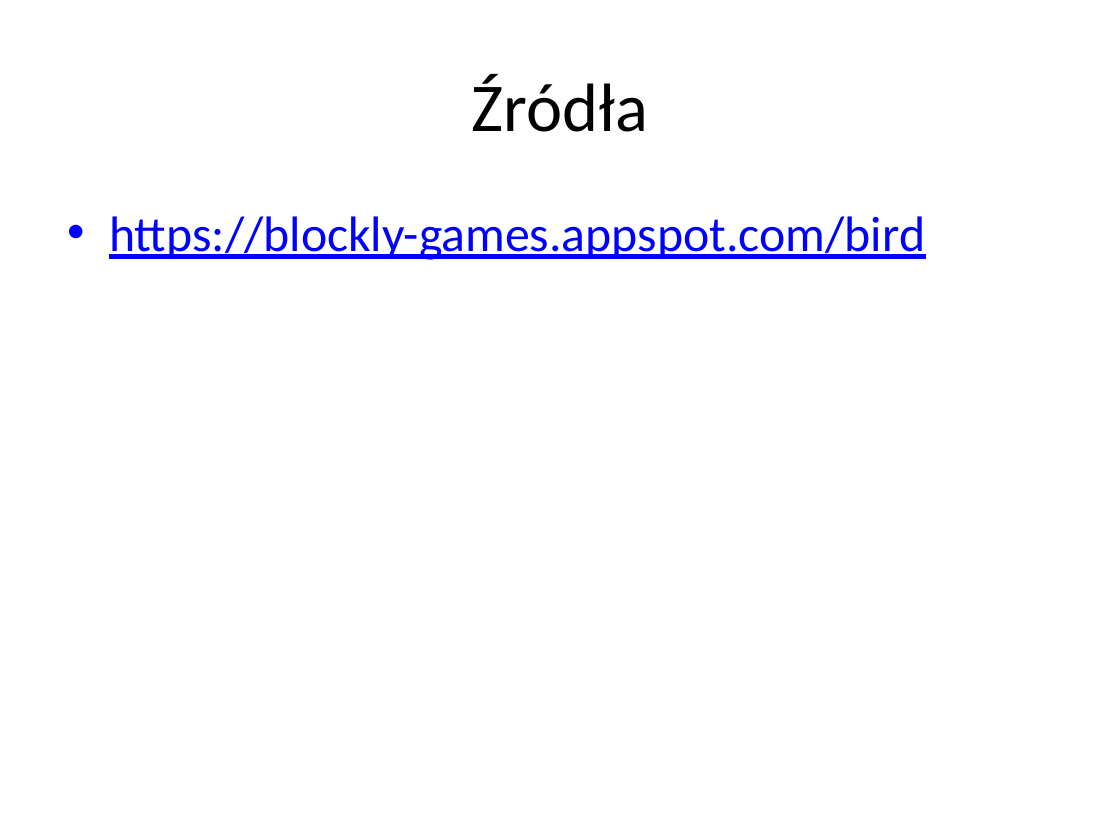
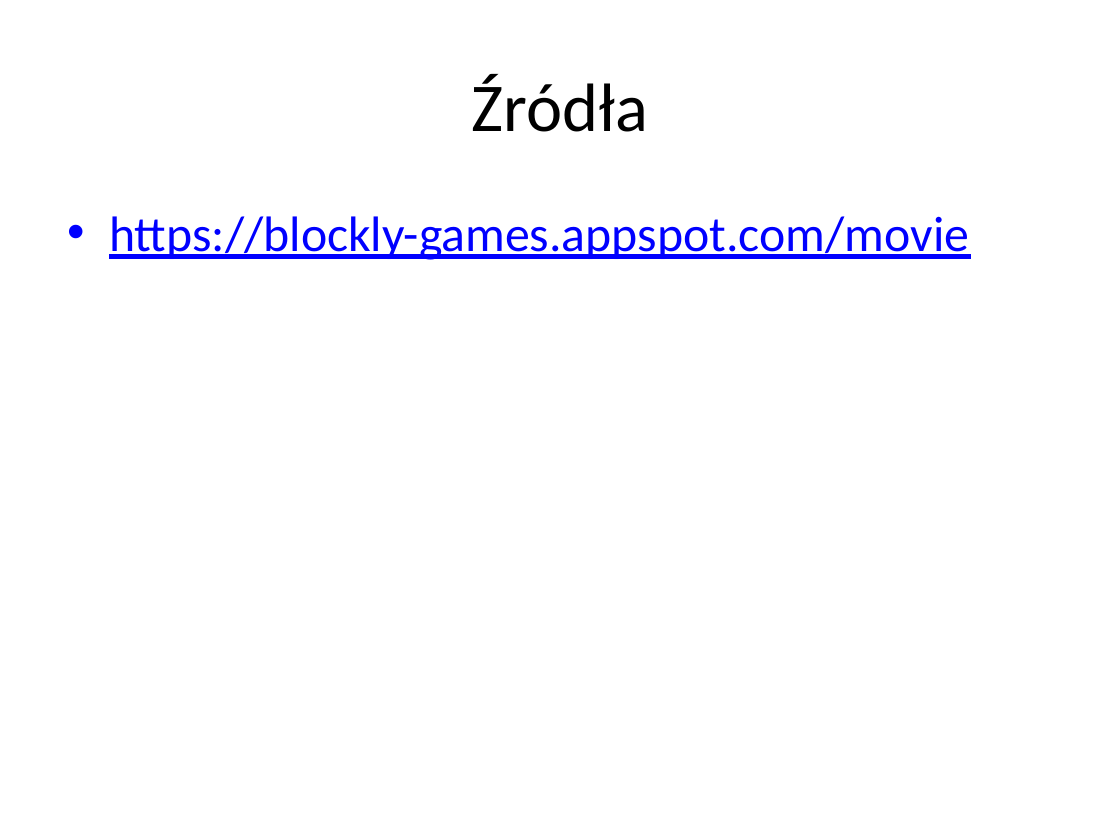
Before and after one commit to blackbat13/CS-HTiEW, a slide deck: slide 12 of Gry Blockly/Blockly Animacja.pptx. Drawn at 1120x840 pixels with LibreOffice and Linux fonts; fonts in the diff are those of the drawing. Boxes give left, top, right and bottom in pixels: in the first picture for what was removed or moved away, otherwise in the second. Text is boxed around its words. In the diff, an @@ line names an element or a change of style, - is before the commit and + after.

Commit message:
Poprawiono link do źródła

```diff
--- a/Gry Blockly/Blockly Animacja.pptx
+++ b/Gry Blockly/Blockly Animacja.pptx
@@ text at (109,216,969,260): text changed @@
-• https://blockly-games.appspot.com/bird
+• https://blockly-games.appspot.com/movie
```
